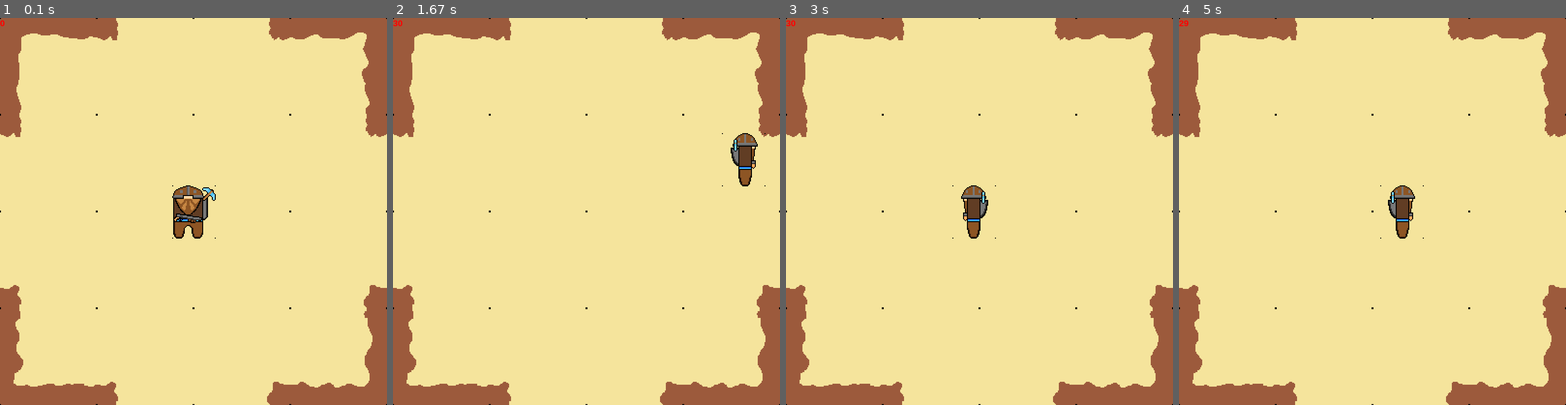
Above: before the commit, frames 1-4 (left to right).
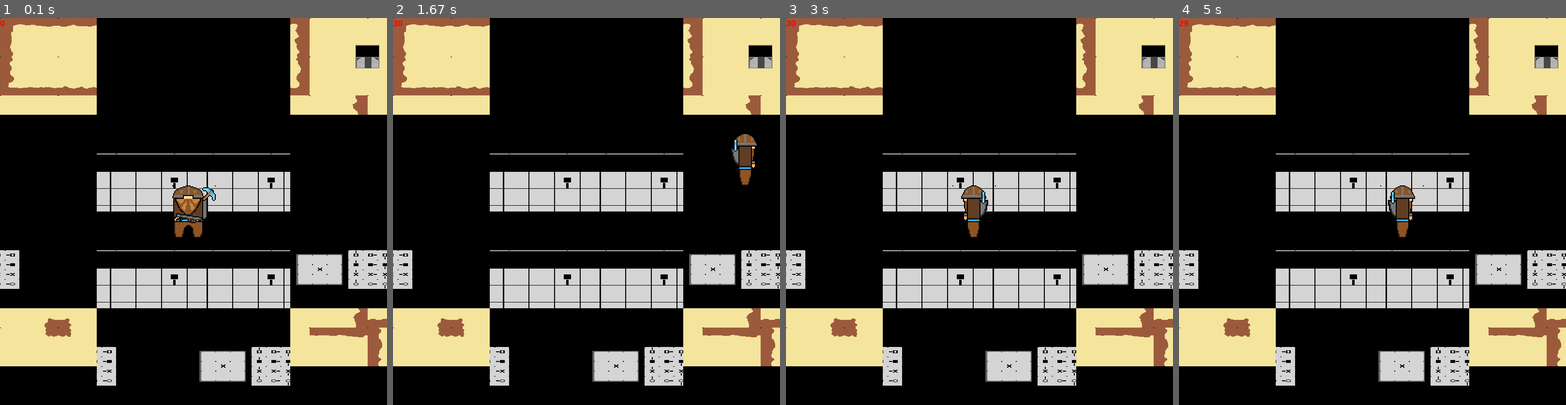
Above: after the commit, the same moments.

Repository: NE12follow1/Journey-To-The-Core
Game: pygame game, started from Main.py
The game is run twice, just before and just after one commit, with the same random seed, the same clock (stepped at 60 frames per second) and the same inputs.
Inputs:
- Up to frame 1 (0.1 s): no input
- Up to frame 2 (1.67 s): hold D 0.33-0.8 s; hold W 0.83-1.13 s; hold D 1.17-1.63 s
- Up to frame 3 (3 s): hold A 1.67-2.2 s; hold S 2.23-2.53 s; hold A 2.57-2.97 s
- Up to frame 4 (5 s): hold W 3-3.37 s; hold D 3.4-4.03 s; hold S 4.07-4.43 s; hold A 4.47-4.93 s; hold D from 4.97 s (still down)

The runs differ from the first frame. In frame 1, 85% of the frame differs, in the area x 0-100%, y 0-100%; in frame 2, 86%; in frame 3, 86%; in frame 4, 86%.

Commit message:
Update TileMap.py

Diff:
--- a/TileMap.py
+++ b/TileMap.py
@@ -4,7 +4,7 @@
     def __init__(self, roomSpriteSheet, tileMap, scale):
         super().__init__()
         self.file = open(tileMap, mode = "r")
-        self.tilesSize = (1000 * scale, 1000 * scale)
+        self.tilesSize = (600 * scale, 400 * scale)
         self.tiles = pygame.image.load(roomSpriteSheet)
         self.tiles = pygame.transform.scale(self.tiles, self.tilesSize)
 
